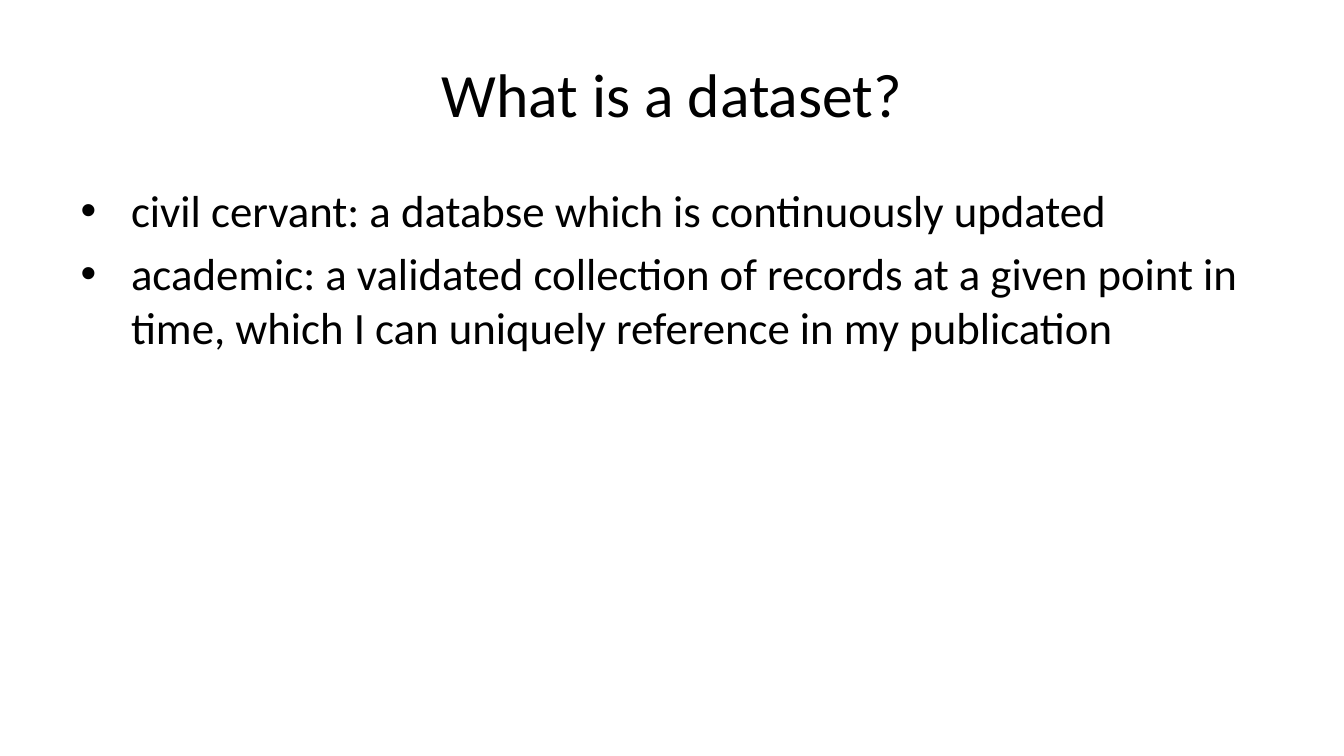
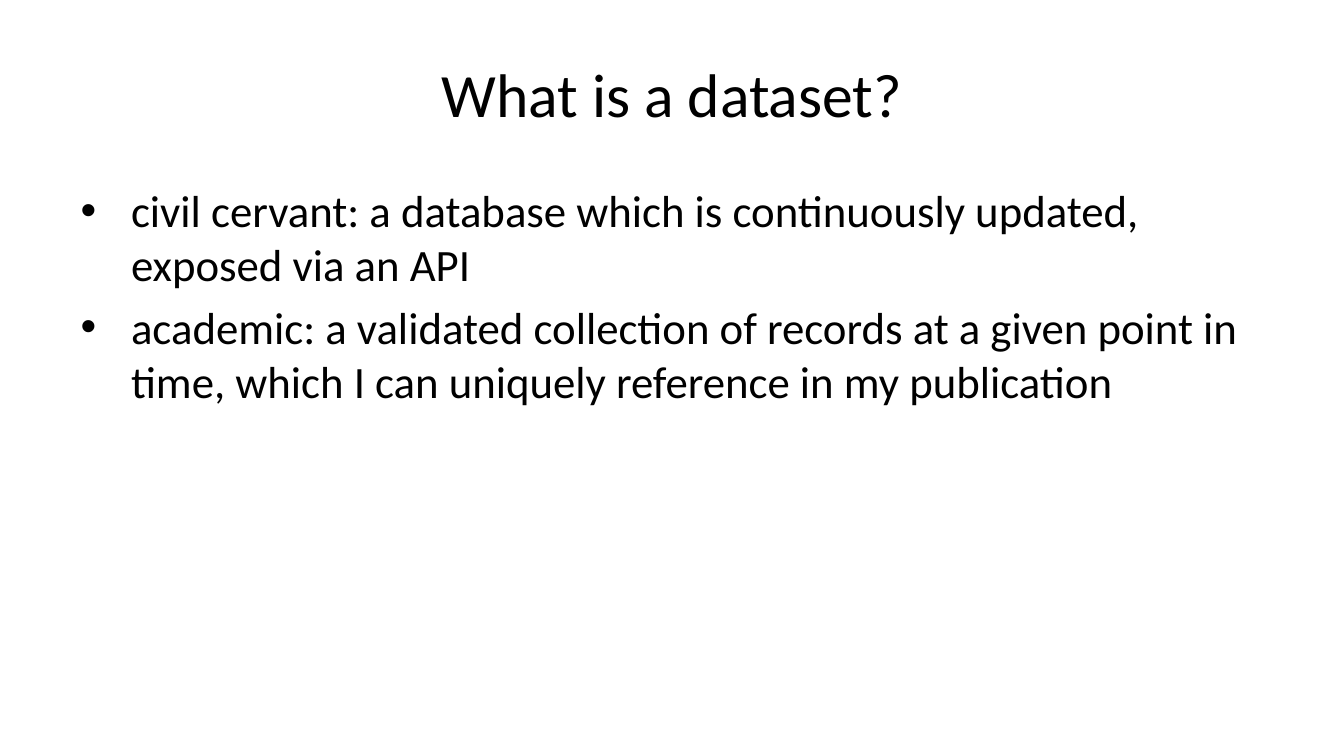
Before and after one commit to pvgenuchten/slides, a slide deck: slide 9 of slides/2026-soil-information-systems-for-decision-making-in-africa.pptx. Drawn at 1344x756 pixels with LibreOffice and Linux fonts; fonts in the diff are those of the drawing. Boxes give left, top, right and bottom in pixels: in the first picture for what was removed or moved away, otherwise in the second. Text is boxed around its words. In the diff, an @@ line names an element or a change of style, - is before the commit and + after.

```diff
--- a/slides/2026-soil-information-systems-for-decision-making-in-africa.pptx
+++ b/slides/2026-soil-information-systems-for-decision-making-in-africa.pptx
@@ text at [131, 196, 1138, 289]: text changed @@
-• civil cervant: a databse which is continuously updated
+• civil cervant: a database which is continuously updated, exposed via an API
```
Also in this commit, not shown: 4 other slides changed, 2 slides added, 13 other files.
